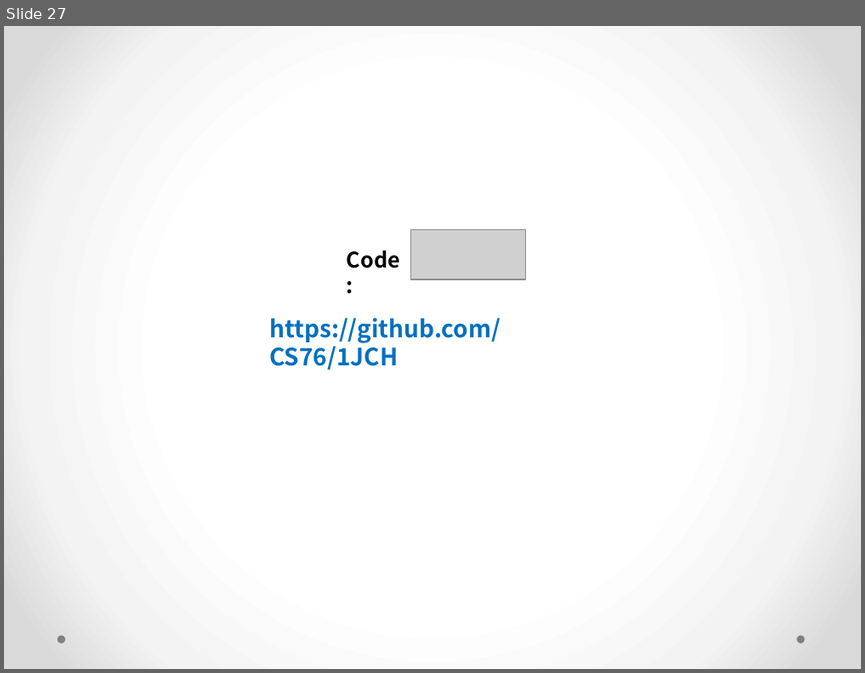
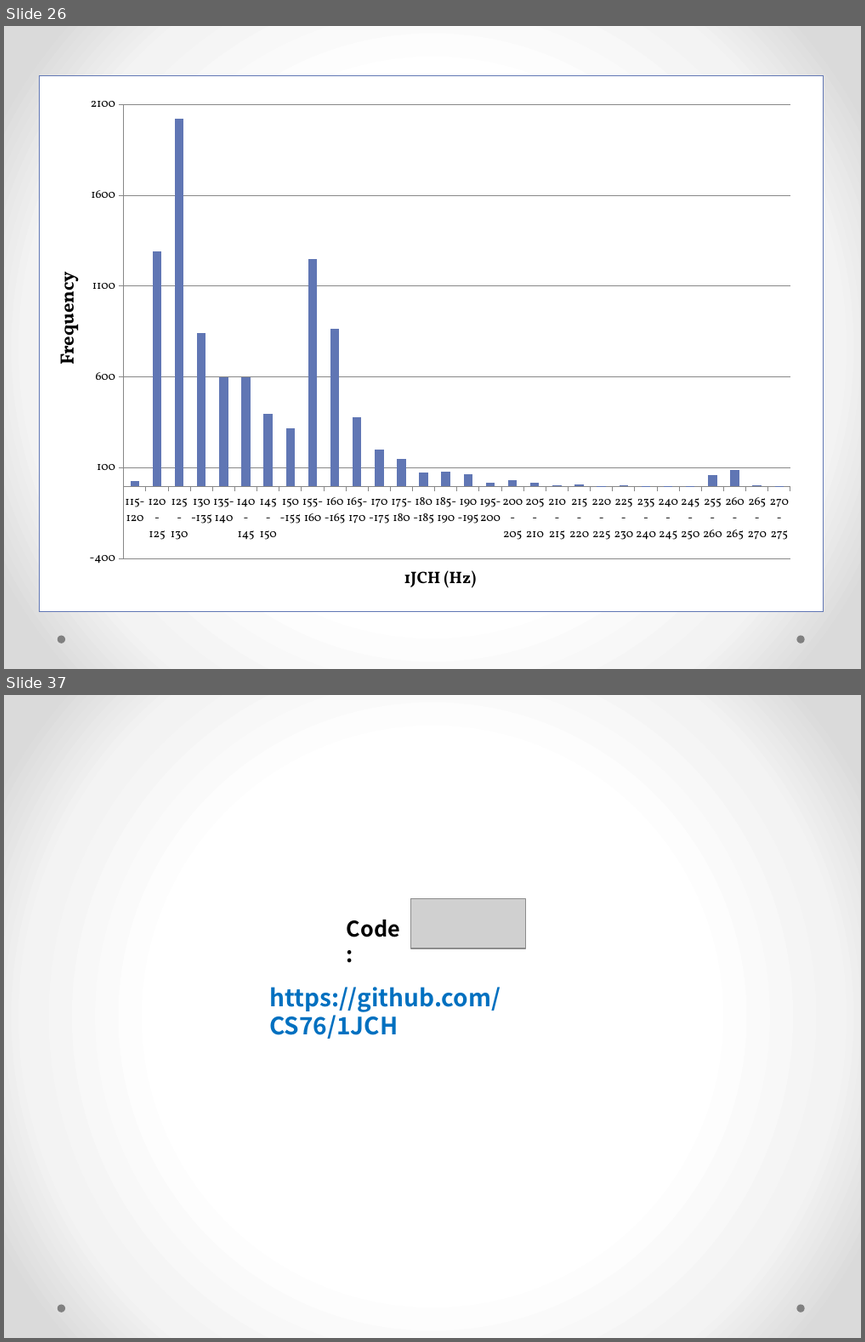
Before and after one commit to CS76/1JCH, a slide deck: Data/ProjectPresentation.pptx. Shown one above the other, each under a label of ours: slide 27 before the commit, slides 26 and 37 after it; the slides between them are not shown. The pictures are 865x673 and 865x1342 pixels, drawn with LibreOffice and Linux fonts; fonts in the diff are those of the drawing; grey boxes stand for pictures. Boxes give left, top, right and bottom in pixels: in the first picture for what was removed or moved away, otherwise in the second. Text is boxed around its words. In the diff, an @@ line names an element or a change of style, - is before the commit and + after.

```diff
--- a/Data/ProjectPresentation.pptx
+++ b/Data/ProjectPresentation.pptx
@@ slide 26 added at (4, 26, 861, 669), background gradient #FFFFFF to #F4F4F4 to #DADADA; not listed: 2 template elements that a slide beside it also shows @@
@@ column chart added at (40, 75, 823, 611) @@
+categories: 115-120, 120-125, 125-130, 130-135, 135-140, 140-145, 145-150, 150-155, 155-160, 160-165, 165-170, 170-175, 175-180, 180-185, 185-190, 190-195, 195-200, 200-205, 205-210, 210-215, 215-220, 220-225, 225-230, 235-240, 240-245, 245-250, 255-260, 260-265, 265-270, 270-275
+Series 1: 30, 1290, 2020, 840, 600, 600, 400, 320, 1250, 860, 380, 200, 150, 80, 80, 70, 20, 30, 20, 0, 10, 0, 0, 0, 0, 0, 60, 90, 0, 0
@@ text added at (52, 281, 83, 363), 16 pt, text #000000, bold @@
+Frequency
@@ text added at (404, 570, 476, 588), 14 pt, text #000000, bold @@
+1JCH (Hz)
@@ what was slide 27 is now slide 37 @@
```
Also in this commit, not shown: 3 slides changed, 9 other slides added, 7 other files.
